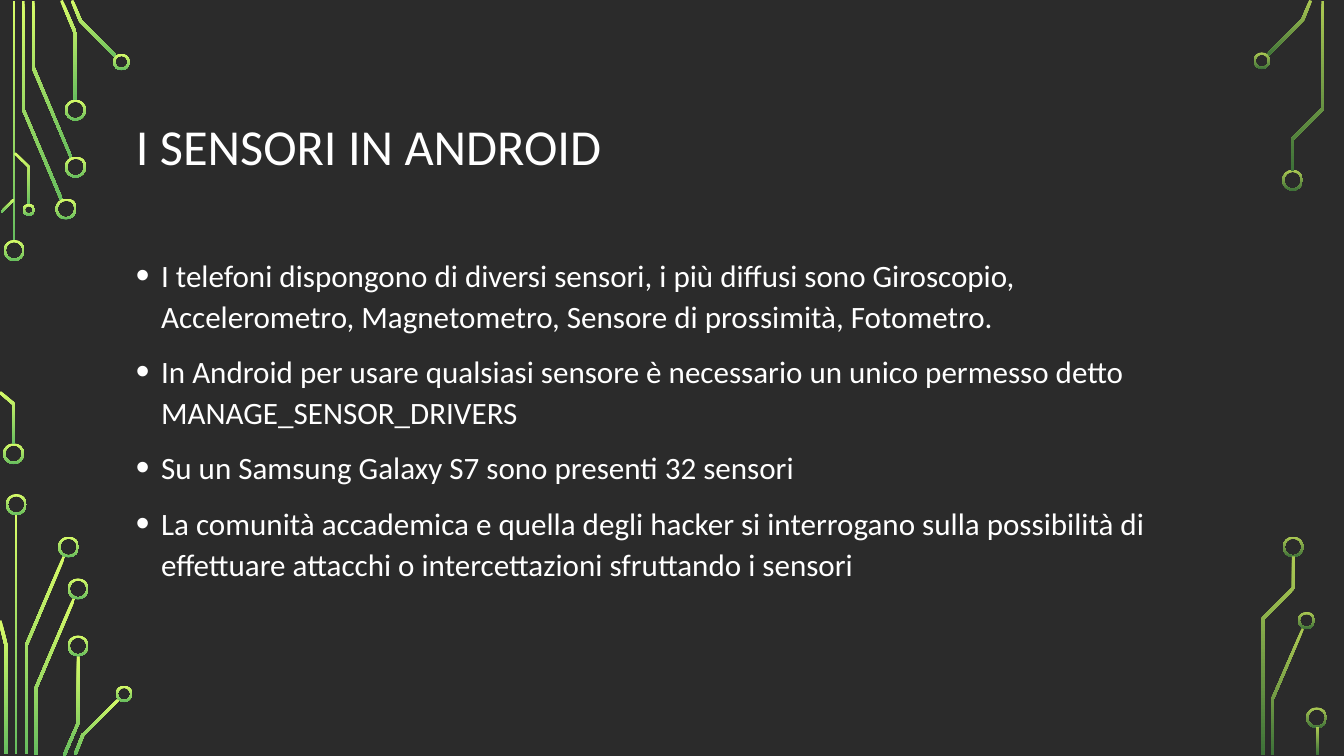
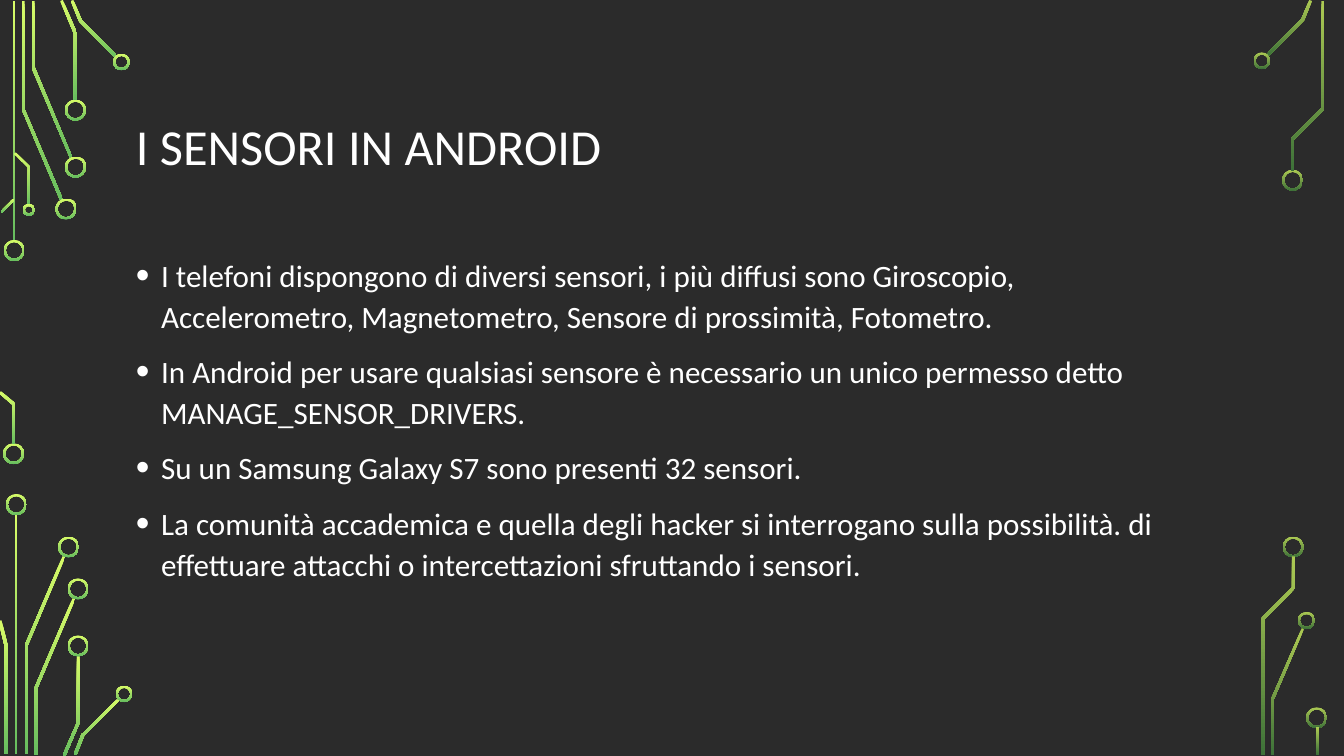
Before and after one commit to vinsan/TesiMagistrale, a slide deck: slide 7 of Le intercettazioni telefoniche in Android.odp. Drawn at 1344x756 pixels with LibreOffice and Linux fonts; fonts in the diff are those of the drawing; background and template pictures are left out; a plain dark background stands for a picture behind light text. Boxes give left, top, right and bottom in pixels: in the first picture for what was removed or moved away, otherwise in the second. Text is boxed around its words. In the diff, an @@ line names an element or a change of style, - is before the commit and + after.

```diff
--- a/Le intercettazioni telefoniche in Android.odp
+++ b/Le intercettazioni telefoniche in Android.odp
@@ text at (x1=161, y1=361, x2=1151, y2=577): text changed @@
-• In Android per usare qualsiasi sensore è necessario un unico permesso detto MANAGE_SENSOR_DRIVERS
-• Su un Samsung Galaxy S7 sono presenti 32 sensori
-• La comunità accademica e quella degli hacker si interrogano sulla possibilità di effettuare attacchi o intercettazioni sfruttando i sensori
+• In Android per usare qualsiasi sensore è necessario un unico permesso detto MANAGE_SENSOR_DRIVERS.
+• Su un Samsung Galaxy S7 sono presenti 32 sensori.
+• La comunità accademica e quella degli hacker si interrogano sulla possibilità. di effettuare attacchi o intercettazioni sfruttando i sensori.
```
Also in this commit, not shown: 4 other slides changed.
